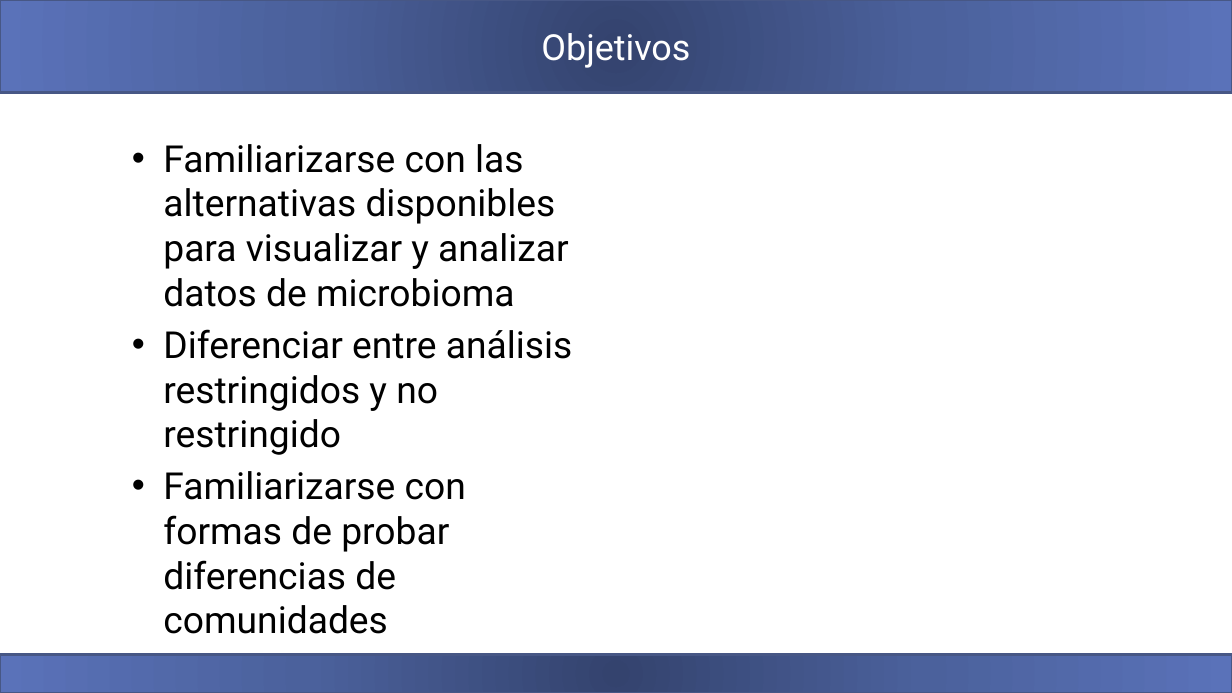
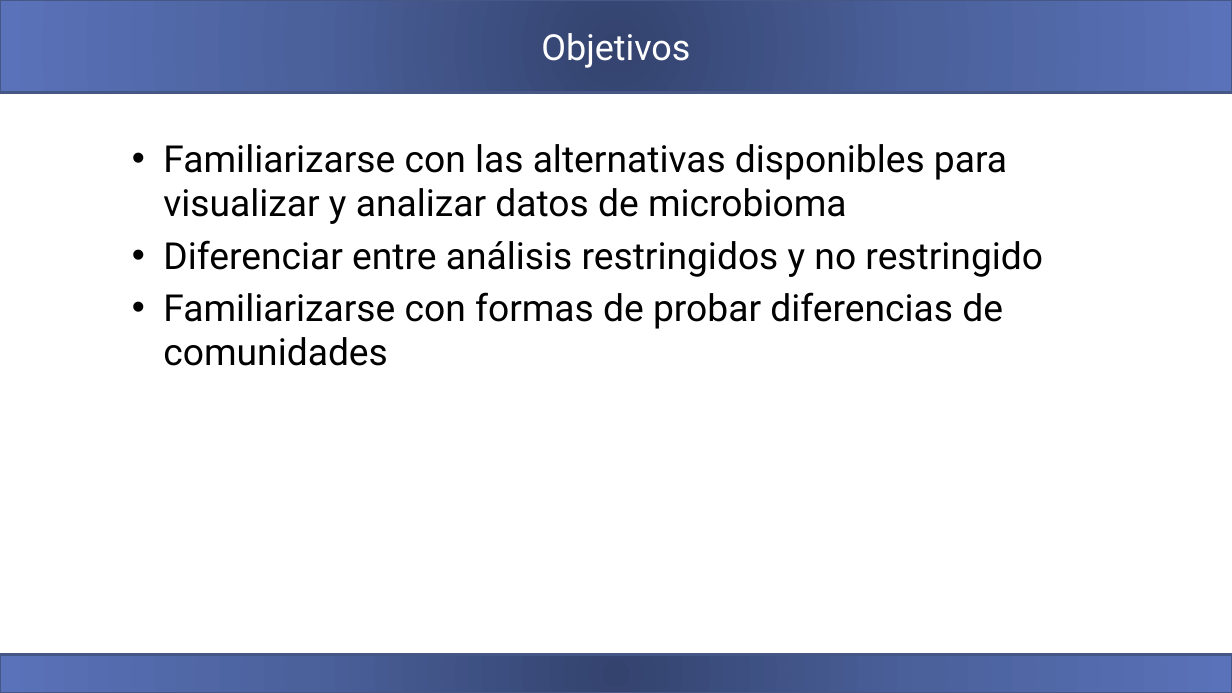
Before and after one commit to carden24/2018_Taller_Genomica_ambiental, a slide deck: slide 2 of W5_Analisis_multivariado_de_comunidades.pptx. Drawn at 1232x693 pixels with LibreOffice and Linux fonts; fonts in the diff are those of the drawing. Boxes give left, top, right and bottom in pixels: in the first picture for what was removed or moved away, otherwise in the second. Text is boxed around its words. In the diff, an @@ line names an element or a change of style, - is before the commit and + after.

```diff
--- a/W5_Analisis_multivariado_de_comunidades.pptx
+++ b/W5_Analisis_multivariado_de_comunidades.pptx
@@ text "Familiarizarse con las alternativas disponibles ..." rewrapped from <box>163,144,572,634</box> to <box>163,144,1043,366</box> @@
```
Also in this commit, not shown: 4 slides added, 1 slide removed, 10 other files.
